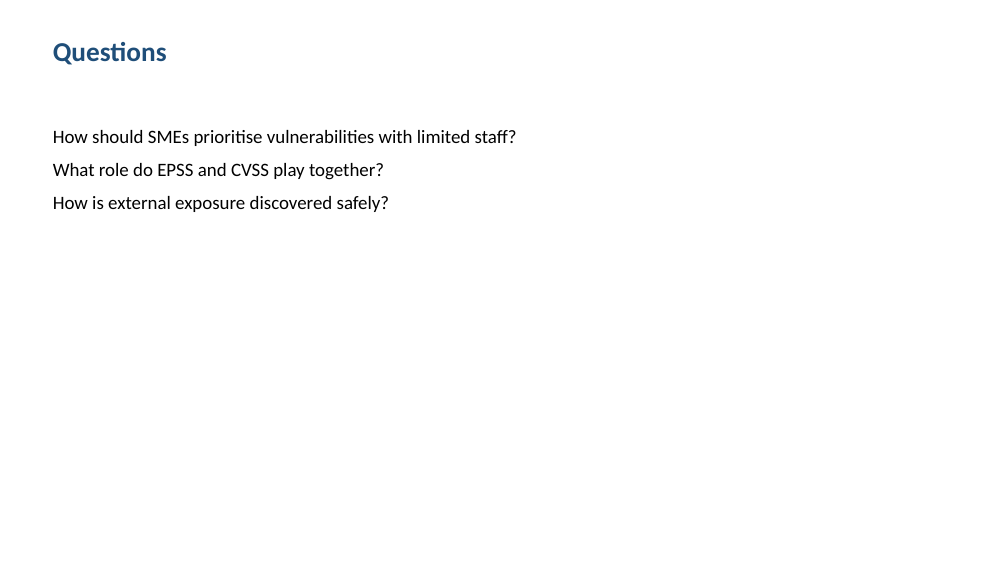
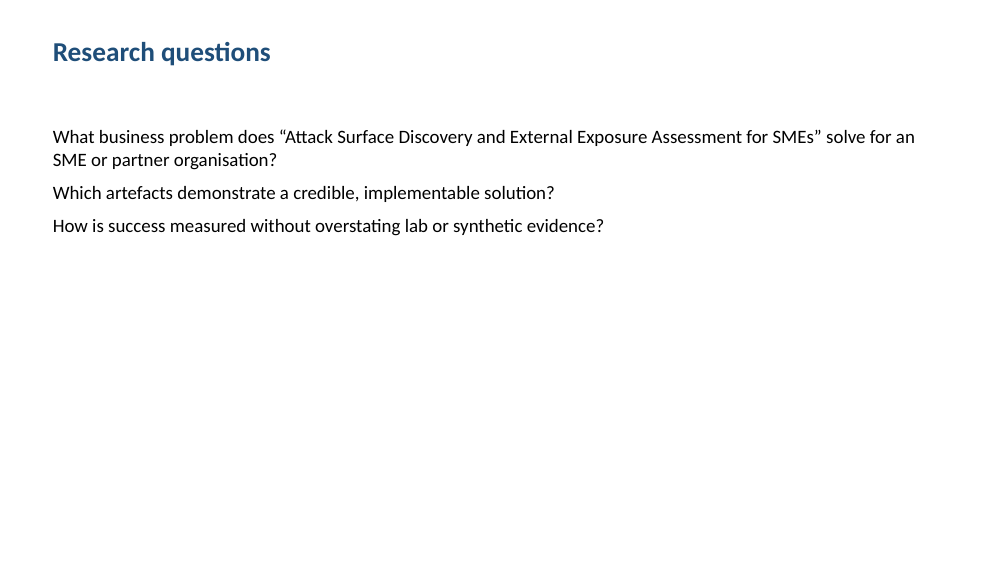
Before and after one commit to shohrabniaz/sme-attack-surface-assessment, a slide deck: slide 2 of Final_Submission/02_Presentation.pptx. Drawn at 1008x567 pixels with LibreOffice and Linux fonts; fonts in the diff are those of the drawing. Boxes give left, top, right and bottom in pixels: in the first picture for what was removed or moved away, otherwise in the second. Text is boxed around its words. In the diff, an @@ line names an element or a change of style, - is before the commit and + after.

```diff
--- a/Final_Submission/02_Presentation.pptx
+++ b/Final_Submission/02_Presentation.pptx
@@ text at bbox=[53, 42, 271, 66]: text changed @@
-Questions
+Research questions
@@ text at bbox=[53, 129, 915, 236]: text changed @@
-How should SMEs prioritise vulnerabilities with limited staff?
-What role do EPSS and CVSS play together?
-How is external exposure discovered safely?
+What business problem does “Attack Surface Discovery and External Exposure Assessment for SMEs” solve for an SME or partner organisation?
+Which artefacts demonstrate a credible, implementable solution?
+How is success measured without overstating lab or synthetic evidence?
```
Also in this commit, not shown: 3 other slides changed, 12 other files.
